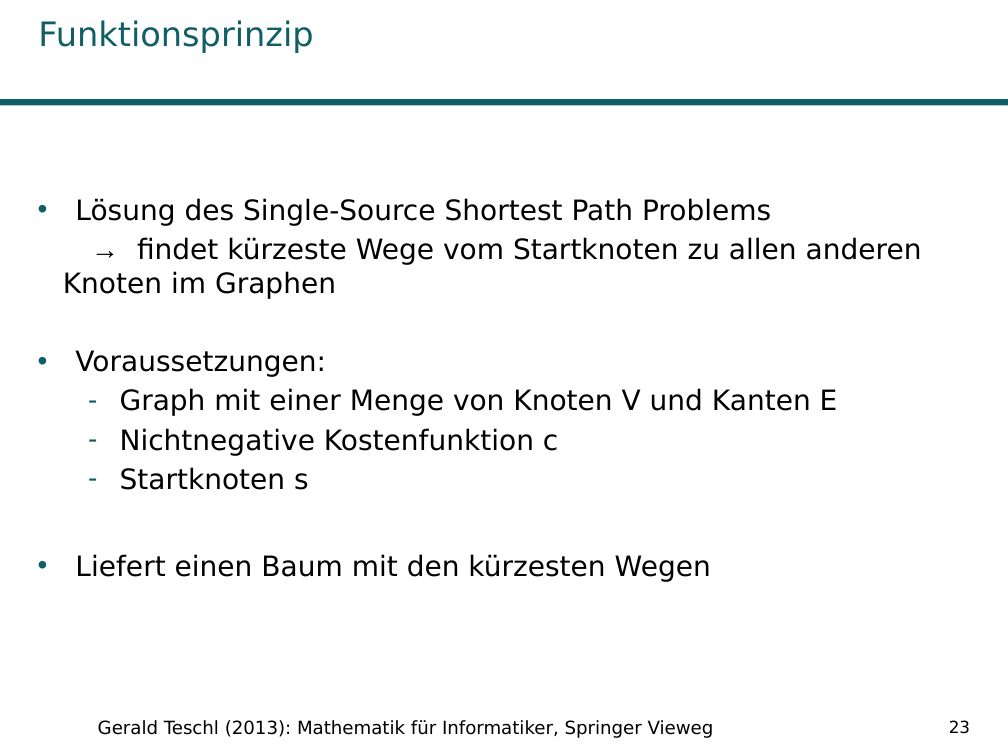
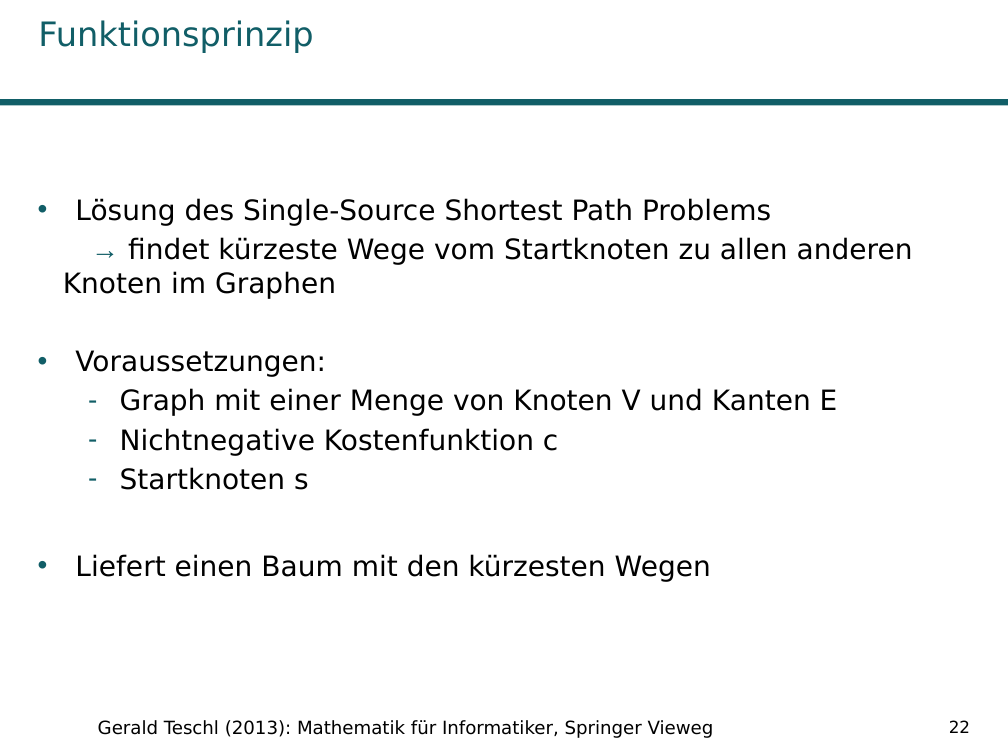
Before and after one commit to Kage0x3B/wissenschaftliches-arbeiten-praesentation, a slide deck: slide 22 of Präsentation Pfadplanungsalgorithmen.pptx (slide 23 before the commit). Drawn at 1008x756 pixels with LibreOffice and Linux fonts; fonts in the diff are those of the drawing; background and template pictures are left out. Boxes give left, top, right and bottom in pixels: in the first picture for what was removed or moved away, otherwise in the second. Text is boxed around its words. In the diff, an @@ line names an element or a change of style, - is before the commit and + after.

```diff
--- a/Präsentation Pfadplanungsalgorithmen.pptx
+++ b/Präsentation Pfadplanungsalgorithmen.pptx
@@ text at bbox=[63, 237, 913, 299]: text colour #000000 to #115E67 in "→" @@
@@ page number at bbox=[949, 720, 970, 733]: text changed @@
-23
+22
```
Also in this commit, not shown: 12 other slides changed, 2 slides removed, 1 other file.
